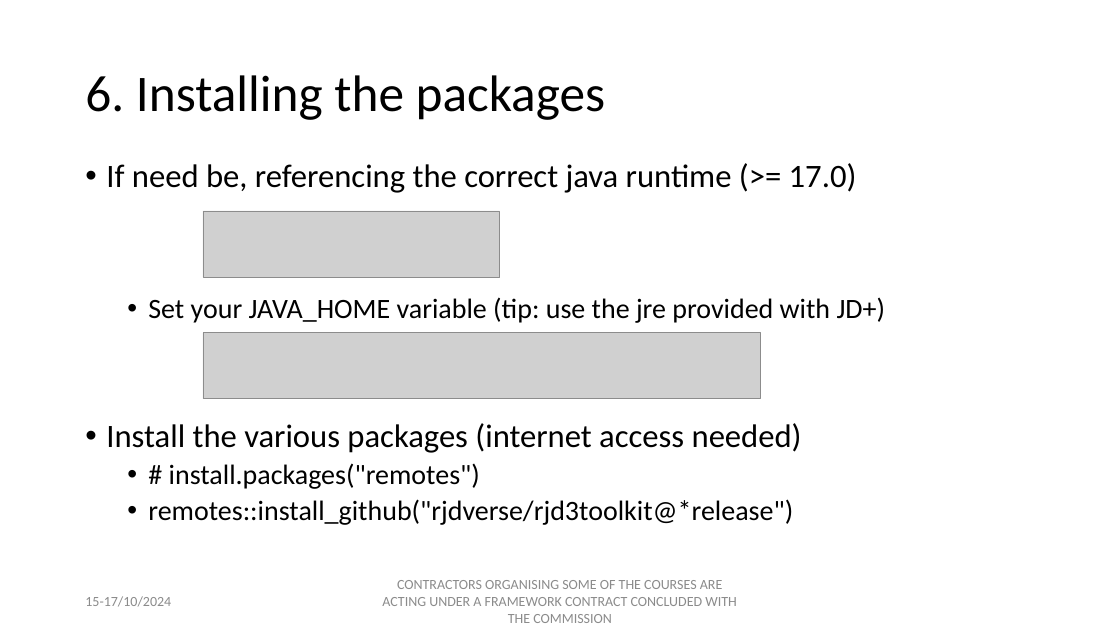
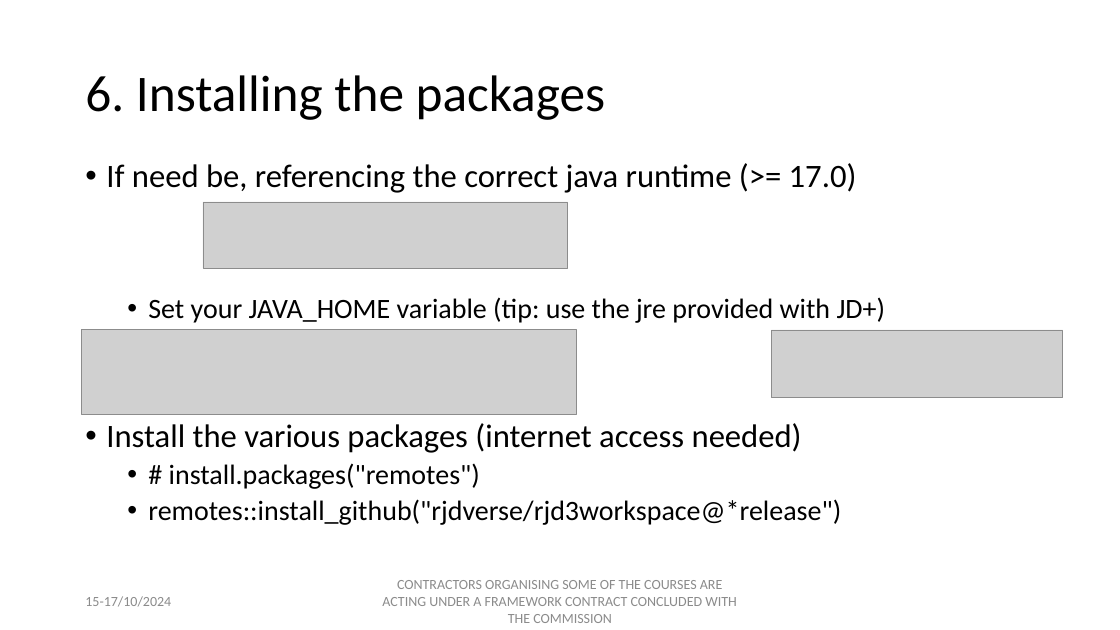
Before and after one commit to palatej/ESTP2024, a slide deck: slide 8 of Presentations/1.3 JD+ and R.pptx. Drawn at 1120x630 pixels with LibreOffice and Linux fonts; fonts in the diff are those of the drawing; grey boxes stand for pictures. Boxes give left, top, right and bottom in pixels: in the first picture for what was removed or moved away, otherwise in the second. Text is boxed around its words. In the diff, an @@ line names an element or a change of style, - is before the commit and + after.

```diff
--- a/Presentations/1.3 JD+ and R.pptx
+++ b/Presentations/1.3 JD+ and R.pptx
@@ picture resized from (x1=203, y1=211, x2=500, y2=277) to (x1=203, y1=202, x2=568, y2=269) @@
@@ picture added at (x1=82, y1=330, x2=577, y2=414) @@
@@ picture removed at (x1=203, y1=333, x2=760, y2=399) @@
@@ picture added at (x1=771, y1=330, x2=1063, y2=398) @@
@@ text at (x1=148, y1=499, x2=841, y2=525): text changed @@
-  • remotes::install_github("rjdverse/rjd3toolkit@*release")
+  • remotes::install_github("rjdverse/rjd3workspace@*release")
```
Also in this commit, not shown: 7 other slides changed, 12 other files.
